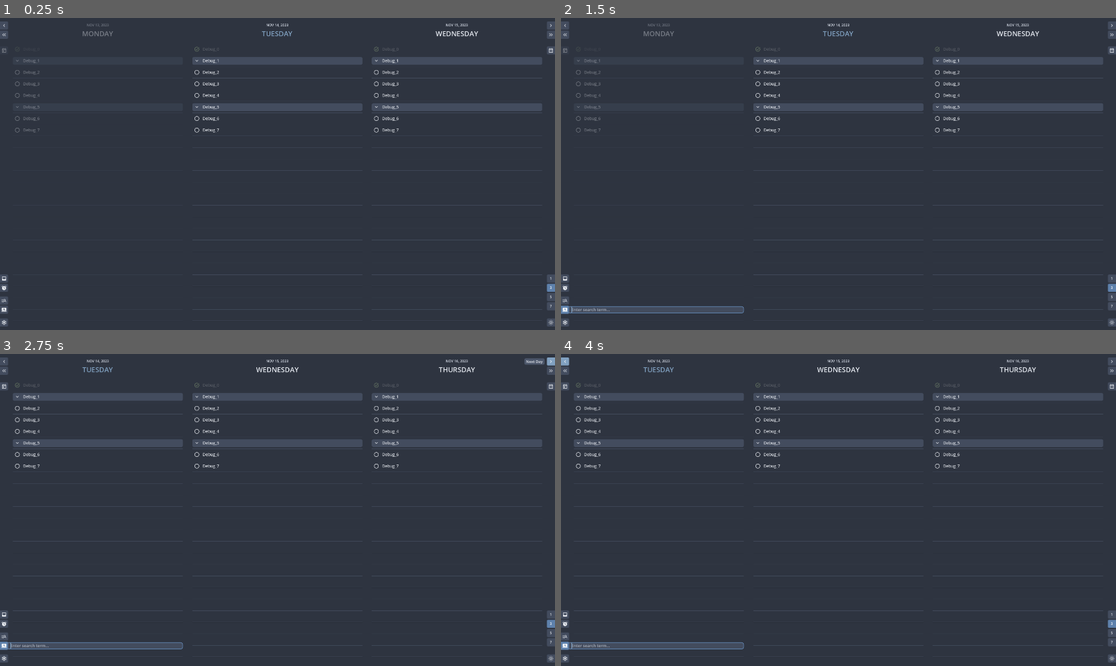
Above: before the commit, frames 1-4 (two rows, left to right).
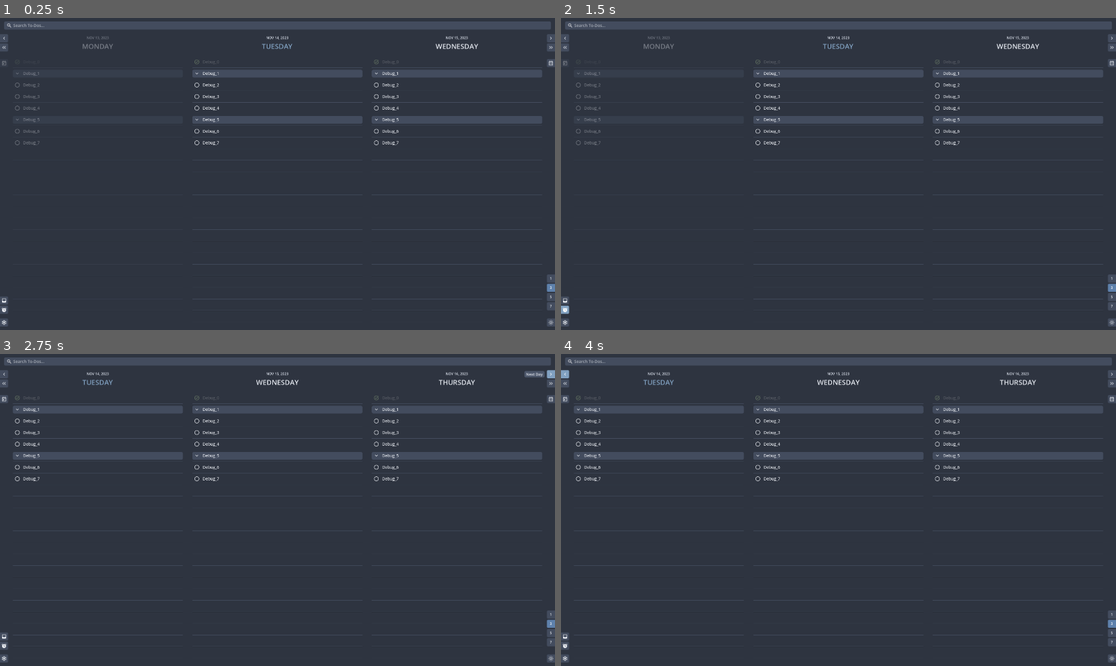
Above: after the commit, the same moments.

Repository: njamster/habituary
Game: Godot game, scene res://entry_point/entry_point.tscn
Two runs of this game, one before a commit and one after it. Both use one fixed random seed, a clock stepped at 60 frames per second and the inputs below.
Inputs (mouse positions are in pixels of both pictures, inside the frame that each line leads up to; where the layout moved, square brackets give the same spot in the first picture):
- Up to frame 1 (0.25 s): no input
- Up to frame 2 (1.5 s): click (566, 301) at 0.52 s; click (566, 311) at 1.27 s
- Up to frame 3 (2.75 s): click (549, 372) [549, 360] at 2 s
- Up to frame 4 (4 s): click (1110, 372) [1110, 360] at 2.75 s; click (566, 372) [566, 360] at 3.5 s

The runs differ from the first frame. In frame 1, 9.8% of the frame differs, in the area x 0-100%, y 1-95%; in frame 2, 10%; in frame 3, 14%; in frame 4, 14%.

Commit message:
Rework search bar UI
- The search bar resides at the top of the window now.
- Unlike the previous version, it is permanently visible.
- Unlike the previous version, it doesn't cover any to-dos.
- It can still be focused via CTRL+F or by clicking on it.
- It still searches all to-dos visible on screen for whatever the user
  types in, as soon as they're typing it in.
- Hitting Enter will unfocus the search bar, but won't delete the search
  highlights.
- Hitting Escape will unfocus the search bar, delete it's text and reset
  the search highlights.
- Unlike the previous version it doesn't require any code for manually
  scaling it with the window. It all happens automatically.
- The previous version was removed from the codebase.
- The "Search All" button was also removed. In case the functionality will
  get implemented, it should be offered as an option in the search bar.

Diff:
--- a/main_window/extra_panels_widget/extra_panels_widget.gd
+++ b/main_window/extra_panels_widget/extra_panels_widget.gd
@@ -1,15 +1,5 @@
 extends VBoxContainer
-
-
-func _ready() -> void:
-	EventBus.overlay_closed.connect(func():
-		$SearchScreen.set_pressed_no_signal(false)
-	)
 
 
 func _on_settings_pressed() -> void:
 	EventBus.settings_button_pressed.emit()
-
-
-func _on_search_screen_toggled(_toggled_on: bool) -> void:
-	EventBus.search_screen_button_pressed.emit()
--- a/main_window/extra_panels_widget/extra_panels_widget.tscn
+++ b/main_window/extra_panels_widget/extra_panels_widget.tscn
@@ -1,18 +1,10 @@
-[gd_scene load_steps=10 format=3 uid="uid://bmrx40aplh6c1"]
+[gd_scene load_steps=6 format=3 uid="uid://bmrx40aplh6c1"]
 
 [ext_resource type="Script" path="res://main_window/extra_panels_widget/extra_panels_widget.gd" id="1_1d7q7"]
 [ext_resource type="Texture2D" uid="uid://vs7ua0yf1lr" path="res://main_window/extra_panels_widget/images/settings.svg" id="2_fp5hp"]
 [ext_resource type="Script" path="res://custom/tooltip.gd" id="3_diiyk"]
 [ext_resource type="Texture2D" uid="uid://bpfw6aor5w57f" path="res://main_window/extra_panels_widget/images/capture.svg" id="4_h4on7"]
 [ext_resource type="Texture2D" uid="uid://dv4okd56jtc61" path="res://main_window/extra_panels_widget/images/alarms.svg" id="5_u4xd2"]
-[ext_resource type="Texture2D" uid="uid://ckpsnrmdqsa6r" path="res://main_window/extra_panels_widget/images/search_screen.svg" id="6_uai1x"]
-[ext_resource type="Texture2D" uid="uid://dnbodke4qy5dd" path="res://main_window/extra_panels_widget/images/search_all.svg" id="7_sxtfu"]
-
-[sub_resource type="InputEventAction" id="InputEventAction_ph12k"]
-action = &"search_screen"
-
-[sub_resource type="Shortcut" id="Shortcut_aym7u"]
-events = [SubResource("InputEventAction_ph12k")]
 
 [node name="ExtraPanelsWidget" type="VBoxContainer"]
 size_flags_vertical = 10
@@ -46,36 +38,6 @@
 custom_minimum_size = Vector2(0, 8)
 layout_mode = 2
 
-[node name="SearchAll" type="Button" parent="."]
-layout_mode = 2
-focus_mode = 0
-mouse_default_cursor_shape = 2
-theme_type_variation = &"LeftSidebarButton"
-shortcut_in_tooltip = false
-icon = ExtResource("7_sxtfu")
-
-[node name="Tooltip" type="Node" parent="SearchAll"]
-script = ExtResource("3_diiyk")
-text = "Search All To-Dos (Coming Soon)"
-
-[node name="SearchScreen" type="Button" parent="."]
-layout_mode = 2
-focus_mode = 0
-mouse_default_cursor_shape = 2
-theme_type_variation = &"LeftSidebarButton"
-toggle_mode = true
-shortcut = SubResource("Shortcut_aym7u")
-shortcut_in_tooltip = false
-icon = ExtResource("6_uai1x")
-
-[node name="Tooltip" type="Node" parent="SearchScreen"]
-script = ExtResource("3_diiyk")
-text = "Search Screen"
-
-[node name="Spacer2" type="Control" parent="."]
-custom_minimum_size = Vector2(0, 8)
-layout_mode = 2
-
 [node name="Settings" type="Button" parent="."]
 layout_mode = 2
 focus_mode = 0
@@ -87,5 +49,4 @@
 script = ExtResource("3_diiyk")
 text = "Open Settings"
 
-[connection signal="toggled" from="SearchScreen" to="." method="_on_search_screen_toggled"]
 [connection signal="pressed" from="Settings" to="." method="_on_settings_pressed"]
--- a/main_window/extra_panels_widget/images/search_all.svg
+++ /dev/null
@@ -1 +0,0 @@
-<svg xmlns="http://www.w3.org/2000/svg" height="20px" viewBox="0 -960 960 960" width="20px" fill="#FFFFFF"><path d="M96-216v-72h384v72H96Zm0-180v-72h192v72H96Zm0-180v-72h192v72H96Zm717 360L660-369q-23 16-50.5 24.5T552-336q-79.68 0-135.84-56.23-56.16-56.22-56.16-136Q360-608 416.23-664q56.22-56 136-56Q632-720 688-663.84q56 56.16 56 135.84 0 30-8.5 57.5T711-420l153 153-51 51ZM552-408q50 0 85-35t35-85q0-50-35-85t-85-35q-50 0-85 35t-35 85q0 50 35 85t85 35Z"/></svg>
--- a/main_window/extra_panels_widget/images/search_screen.svg
+++ /dev/null
@@ -1 +0,0 @@
-<svg xmlns="http://www.w3.org/2000/svg" height="20px" viewBox="0 -960 960 960" width="20px" fill="#FFFFFF"><path d="m616-377 51-51-84-84q8-15 12.5-30.78Q600-558.56 600-576q0-54-38.5-92.5t-94-38.5q-55.5 0-93.5 38.06t-38 93.5Q336-520 374-482t93 38q16 0 32-4t33-13l84 84ZM469-516q-24 0-42.5-17.88-18.5-17.89-18.5-43 0-25.12 18.5-42.62Q445-637 469-637q25 0 42.5 18.5T529-576q0 24-17.62 42-17.63 18-42.38 18ZM168-264q-29.7 0-50.85-21.15Q96-306.3 96-336v-408q0-29.7 21.15-50.85Q138.3-816 168-816h624q29.7 0 50.85 21.15Q864-773.7 864-744v408q0 29.7-21.15 50.85Q821.7-264 792-264H168ZM48-144v-72h864v72H48Z"/></svg>
--- a/main_window/main_window.gd
+++ b/main_window/main_window.gd
@@ -16,7 +16,7 @@
 
 	get_window().min_size = Vector2i(
 		# FIXME: get rid of those hardcoded values
-		2 * 28 + 2 * 16 + 160, 2 * minimum_vertical_margin + 79 + 6 * 40
+		2 * 28 + 2 * 16 + 160, 2 * minimum_vertical_margin + 79 + 7 * 40
 	)
 	get_tree().get_root().size_changed.connect(_on_window_size_changed)
 
--- a/main_window/main_window.tscn
+++ b/main_window/main_window.tscn
@@ -1,6 +1,7 @@
-[gd_scene load_steps=9 format=3 uid="uid://bdu13hjjrxtck"]
+[gd_scene load_steps=10 format=3 uid="uid://bdu13hjjrxtck"]
 
 [ext_resource type="Script" path="res://main_window/main_window.gd" id="1_cqr1i"]
+[ext_resource type="PackedScene" uid="uid://c0f0h24u7wfrh" path="res://main_window/search_bar/search_bar.tscn" id="2_40nwn"]
 [ext_resource type="PackedScene" uid="uid://bjv3cb21jdiu3" path="res://main_window/navigation_bar_left/navigation_bar_left.tscn" id="2_l73p5"]
 [ext_resource type="PackedScene" uid="uid://dgxug4yl0qg3x" path="res://main_window/appearance_widget/appearance_widget.tscn" id="2_qblvu"]
 [ext_resource type="PackedScene" uid="uid://d0nq3bl1c4e0i" path="res://main_window/navigation_bar_right/navigation_bar_right.tscn" id="5_s2ne8"]
@@ -20,31 +21,39 @@
 script = ExtResource("1_cqr1i")
 minimum_vertical_margin = 12
 
-[node name="HBox" type="HBoxContainer" parent="."]
+[node name="VBox" type="VBoxContainer" parent="."]
 layout_mode = 2
 theme_override_constants/separation = 16
 
-[node name="ToolbarLeft" type="VBoxContainer" parent="HBox"]
+[node name="SearchBar" parent="VBox" instance=ExtResource("2_40nwn")]
+layout_mode = 2
+
+[node name="HBox" type="HBoxContainer" parent="VBox"]
+layout_mode = 2
+size_flags_vertical = 3
+theme_override_constants/separation = 16
+
+[node name="ToolbarLeft" type="VBoxContainer" parent="VBox/HBox"]
 layout_mode = 2
 theme_override_constants/separation = 0
 
-[node name="NavigationBarLeft" parent="HBox/ToolbarLeft" instance=ExtResource("2_l73p5")]
+[node name="NavigationBarLeft" parent="VBox/HBox/ToolbarLeft" instance=ExtResource("2_l73p5")]
 layout_mode = 2
 
-[node name="ExtraPanelsWidget" parent="HBox/ToolbarLeft" instance=ExtResource("6_1c6x1")]
+[node name="ExtraPanelsWidget" parent="VBox/HBox/ToolbarLeft" instance=ExtResource("6_1c6x1")]
 layout_mode = 2
 
-[node name="ListView" parent="HBox" instance=ExtResource("7_ajas6")]
+[node name="ListView" parent="VBox/HBox" instance=ExtResource("7_ajas6")]
 layout_mode = 2
 size_flags_horizontal = 3
 
-[node name="ToolbarRight" type="VBoxContainer" parent="HBox"]
+[node name="ToolbarRight" type="VBoxContainer" parent="VBox/HBox"]
 layout_mode = 2
 
-[node name="NavigationBarRight" parent="HBox/ToolbarRight" instance=ExtResource("5_s2ne8")]
+[node name="NavigationBarRight" parent="VBox/HBox/ToolbarRight" instance=ExtResource("5_s2ne8")]
 layout_mode = 2
 
-[node name="AppearanceWidget" parent="HBox/ToolbarRight" instance=ExtResource("2_qblvu")]
+[node name="AppearanceWidget" parent="VBox/HBox/ToolbarRight" instance=ExtResource("2_qblvu")]
 layout_mode = 2
 size_flags_vertical = 10
 
--- a/main_window/overlay/overlay.gd
+++ b/main_window/overlay/overlay.gd
@@ -15,28 +15,9 @@
 			else:
 				close_overlay()
 	)
-	EventBus.search_screen_button_pressed.connect(
-		func():
-			if not $SearchBar.visible:
-				open_component($SearchBar, false)
-				EventBus.search_query_changed.emit($SearchBar.text)
-				$SearchBar.grab_focus()
-			else:
-				EventBus.search_query_changed.emit("")
-				close_overlay()
-	)
 	EventBus.settings_button_pressed.connect(open_component.bind($SettingsPanel, true))
 
 	EventBus.todo_list_clicked.connect(close_overlay)
-
-	EventBus.view_mode_changed.connect(func(_view_mode):
-		if $SearchBar.visible:
-				EventBus.search_query_changed.emit($SearchBar.text)
-	)
-	EventBus.current_day_changed.connect(func(_current_day):
-		if $SearchBar.visible:
-				EventBus.search_query_changed.emit($SearchBar.text)
-	)
 
 
 func open_component(component : Control, dimmed_background : bool) -> void:
@@ -55,7 +36,7 @@
 		focus_owner.release_focus()
 
 	self.show()
-	for c in [$CalendarWidget, $SettingsPanel, $SearchBar]:
+	for c in [$CalendarWidget, $SettingsPanel]:
 		c.hide()
 		if c.item_rect_changed.is_connected(_update_min_size):
 			c.item_rect_changed.disconnect(_update_min_size)
@@ -78,7 +59,7 @@
 	if not self.visible:
 		return
 
-	for component in [$CalendarWidget, $SettingsPanel, $SearchBar]:
+	for component in [$CalendarWidget, $SettingsPanel]:
 		component.hide()
 		if component.item_rect_changed.is_connected(_update_min_size):
 			component.item_rect_changed.disconnect(_update_min_size)
--- a/main_window/overlay/overlay.tscn
+++ b/main_window/overlay/overlay.tscn
@@ -1,9 +1,8 @@
-[gd_scene load_steps=5 format=3 uid="uid://brgpa340xc1dn"]
+[gd_scene load_steps=4 format=3 uid="uid://brgpa340xc1dn"]
 
 [ext_resource type="Script" path="res://main_window/overlay/overlay.gd" id="1_ippme"]
 [ext_resource type="PackedScene" uid="uid://l4kyh6xqycoy" path="res://main_window/overlay/calendar_widget/calendar_widget.tscn" id="2_4rb6r"]
 [ext_resource type="PackedScene" uid="uid://dkopw4i7xb1hs" path="res://main_window/overlay/settings_panel/settings_panel.tscn" id="2_qeh0g"]
-[ext_resource type="PackedScene" uid="uid://s8tp0j755w33" path="res://main_window/overlay/search_bar/search_bar.tscn" id="4_3huye"]
 
 [node name="Overlay" type="CanvasLayer"]
 script = ExtResource("1_ippme")
@@ -26,6 +25,4 @@
 offset_right = 306.5
 offset_bottom = 150.5
 
-[node name="SearchBar" parent="." instance=ExtResource("4_3huye")]
-
 [connection signal="gui_input" from="Background" to="." method="_on_background_gui_input"]
--- a/main_window/overlay/search_bar/search_bar.gd
+++ /dev/null
@@ -1,32 +0,0 @@
-extends LineEdit
-
-
-func _ready() -> void:
-	_on_window_size_changed()
-	get_tree().get_root().size_changed.connect(_on_window_size_changed)
-	EventBus.view_mode_changed.connect(func(_view_mode): _on_window_size_changed())
-
-
-func _on_window_size_changed() -> void:
-	# get the relevant nodes
-	# FIXME: avoid hardcoding the node paths
-	var list_view = get_node("/root/MainWindow/HBox/ListView/")
-	var search_button = get_node("/root/MainWindow/HBox/ToolbarLeft/ExtraPanelsWidget/SearchScreen")
-
-	# wait till the relevant nodes get resized
-	await get_tree().process_frame
-	await get_tree().process_frame
-
-	# FIXME: avoid hardcoded values
-	size.x = 16 + list_view.get_child(0).size.x
-	global_position.y = 2 + search_button.global_position.y
-
-
-func _on_text_changed(new_text: String) -> void:
-	EventBus.search_query_changed.emit(new_text)
-
-
-func _on_gui_input(event: InputEvent) -> void:
-	if event is InputEventKey and event.keycode == KEY_ESCAPE and event.pressed:
-		EventBus.search_query_changed.emit("")
-		get_parent().close_overlay()
--- a/main_window/overlay/search_bar/search_bar.tscn
+++ /dev/null
@@ -1,42 +0,0 @@
-[gd_scene load_steps=3 format=3 uid="uid://s8tp0j755w33"]
-
-[ext_resource type="Script" path="res://main_window/overlay/search_bar/search_bar.gd" id="1_pascc"]
-
-[sub_resource type="StyleBoxFlat" id="StyleBoxFlat_1rtvm"]
-content_margin_left = 8.0
-content_margin_top = 1.0
-content_margin_right = 8.0
-content_margin_bottom = 1.0
-bg_color = Color(0.262745, 0.298039, 0.368627, 1)
-border_width_top = 2
-border_width_right = 2
-border_width_bottom = 2
-border_color = Color(0.368627, 0.505882, 0.67451, 1)
-corner_radius_top_right = 7
-corner_radius_bottom_right = 7
-corner_detail = 5
-
-[node name="SearchBar" type="LineEdit"]
-custom_minimum_size = Vector2(180, 0)
-anchors_preset = 2
-anchor_top = 1.0
-anchor_bottom = 1.0
-offset_left = 28.0
-offset_top = -82.0
-offset_right = 208.0
-offset_bottom = -58.0
-grow_vertical = 0
-theme_override_constants/caret_width = 2
-theme_override_font_sizes/font_size = 14
-theme_override_styles/focus = SubResource("StyleBoxFlat_1rtvm")
-theme_override_styles/read_only = SubResource("StyleBoxFlat_1rtvm")
-theme_override_styles/normal = SubResource("StyleBoxFlat_1rtvm")
-placeholder_text = "Enter search term…"
-context_menu_enabled = false
-drag_and_drop_selection_enabled = false
-select_all_on_focus = true
-caret_blink = true
-script = ExtResource("1_pascc")
-
-[connection signal="gui_input" from="." to="." method="_on_gui_input"]
-[connection signal="text_changed" from="." to="." method="_on_text_changed"]
--- /dev/null
+++ b/main_window/search_bar/images/search.svg
@@ -0,0 +1 @@
+<svg xmlns="http://www.w3.org/2000/svg" height="20px" viewBox="0 -960 960 960" width="20px" fill="#FFFFFF"><path d="M765-144 526-383q-30 22-65.79 34.5-35.79 12.5-76.18 12.5Q284-336 214-406t-70-170q0-100 70-170t170-70q100 0 170 70t70 170.03q0 40.39-12.5 76.18Q599-464 577-434l239 239-51 51ZM384-408q70 0 119-49t49-119q0-70-49-119t-119-49q-70 0-119 49t-49 119q0 70 49 119t119 49Z"/></svg>
--- /dev/null
+++ b/main_window/search_bar/search_bar.gd
@@ -0,0 +1,44 @@
+extends MarginContainer
+
+
+func _ready() -> void:
+	EventBus.current_day_changed.connect(func(_current_day):
+		EventBus.search_query_changed.emit.call_deferred(%SearchQuery.text)
+	)
+	EventBus.view_mode_changed.connect(func(_view_mode):
+		EventBus.search_query_changed.emit.call_deferred(%SearchQuery.text)
+	)
+
+
+func _input(_event: InputEvent) -> void:
+	if Input.is_action_just_pressed("search_screen"):
+		%SearchQuery.grab_focus()
+		accept_event()
+
+
+func _on_panel_gui_input(event: InputEvent) -> void:
+	if event is InputEventMouseButton and event.button_index == MOUSE_BUTTON_LEFT and event.is_released():
+		%SearchQuery.grab_focus()
+		accept_event()
+
+
+func _on_search_query_focus_entered() -> void:
+	$Panel.theme_type_variation = "SearchBar_Focused"
+
+
+func _on_search_query_focus_exited() -> void:
+	$Panel.theme_type_variation = "SearchBar"
+
+
+func _on_search_query_text_changed(new_text: String) -> void:
+	EventBus.search_query_changed.emit(new_text)
+
+
+func _on_search_query_gui_input(event: InputEvent) -> void:
+	if event is InputEventKey and event.keycode == KEY_ESCAPE and event.pressed:
+		%SearchQuery.text = ""
+		%SearchQuery.text_changed.emit("")
+
+
+func _on_search_query_text_submitted(_new_text: String) -> void:
+	%SearchQuery.release_focus()
--- /dev/null
+++ b/main_window/search_bar/search_bar.tscn
@@ -0,0 +1,57 @@
+[gd_scene load_steps=6 format=3 uid="uid://c0f0h24u7wfrh"]
+
+[ext_resource type="Texture2D" uid="uid://b8a1xfqe1gfp5" path="res://main_window/search_bar/images/search.svg" id="1_1sgf3"]
+[ext_resource type="Script" path="res://main_window/search_bar/search_bar.gd" id="1_6r0fp"]
+
+[sub_resource type="StyleBoxEmpty" id="StyleBoxEmpty_wbed6"]
+
+[sub_resource type="StyleBoxEmpty" id="StyleBoxEmpty_voael"]
+
+[sub_resource type="StyleBoxEmpty" id="StyleBoxEmpty_oc8vk"]
+
+[node name="SearchBar" type="MarginContainer"]
+offset_top = 2.0
+offset_right = 83.0
+offset_bottom = 25.0
+theme_override_constants/margin_left = 14
+theme_override_constants/margin_right = 14
+script = ExtResource("1_6r0fp")
+
+[node name="Panel" type="PanelContainer" parent="."]
+layout_mode = 2
+size_flags_horizontal = 3
+mouse_default_cursor_shape = 1
+theme_type_variation = &"SearchBar"
+
+[node name="HBox" type="HBoxContainer" parent="Panel"]
+layout_mode = 2
+theme_override_constants/separation = 4
+alignment = 1
+
+[node name="Icon" type="TextureRect" parent="Panel/HBox"]
+layout_mode = 2
+texture = ExtResource("1_1sgf3")
+stretch_mode = 3
+
+[node name="SearchQuery" type="LineEdit" parent="Panel/HBox"]
+unique_name_in_owner = true
+layout_mode = 2
+size_flags_horizontal = 3
+theme_override_constants/caret_width = 2
+theme_override_font_sizes/font_size = 14
+theme_override_styles/focus = SubResource("StyleBoxEmpty_wbed6")
+theme_override_styles/read_only = SubResource("StyleBoxEmpty_voael")
+theme_override_styles/normal = SubResource("StyleBoxEmpty_oc8vk")
+placeholder_text = "Search To-Dos..."
+context_menu_enabled = false
+clear_button_enabled = true
+select_all_on_focus = true
+caret_blink = true
+caret_blink_interval = 0.45
+
+[connection signal="gui_input" from="Panel" to="." method="_on_panel_gui_input"]
+[connection signal="focus_entered" from="Panel/HBox/SearchQuery" to="." method="_on_search_query_focus_entered"]
+[connection signal="focus_exited" from="Panel/HBox/SearchQuery" to="." method="_on_search_query_focus_exited"]
+[connection signal="gui_input" from="Panel/HBox/SearchQuery" to="." method="_on_search_query_gui_input"]
+[connection signal="text_changed" from="Panel/HBox/SearchQuery" to="." method="_on_search_query_text_changed"]
+[connection signal="text_submitted" from="Panel/HBox/SearchQuery" to="." method="_on_search_query_text_submitted"]
--- a/theme/default_theme.tres
+++ b/theme/default_theme.tres
@@ -279,6 +279,33 @@
 corner_radius_top_left = 4
 corner_radius_bottom_left = 4
 corner_detail = 5
+
+[sub_resource type="StyleBoxFlat" id="StyleBoxFlat_fb5wc"]
+content_margin_left = 8.0
+content_margin_top = 4.0
+content_margin_right = 8.0
+content_margin_bottom = 4.0
+bg_color = Color(0.262745, 0.298039, 0.368627, 1)
+corner_radius_top_left = 5
+corner_radius_top_right = 5
+corner_radius_bottom_right = 5
+corner_radius_bottom_left = 5
+
+[sub_resource type="StyleBoxFlat" id="StyleBoxFlat_g2gwl"]
+content_margin_left = 8.0
+content_margin_top = 4.0
+content_margin_right = 8.0
+content_margin_bottom = 4.0
+bg_color = Color(0.262745, 0.298039, 0.368627, 1)
+border_width_left = 2
+border_width_top = 2
+border_width_right = 2
+border_width_bottom = 2
+border_color = Color(0.368627, 0.505882, 0.67451, 1)
+corner_radius_top_left = 5
+corner_radius_top_right = 5
+corner_radius_bottom_right = 5
+corner_radius_bottom_left = 5
 
 [sub_resource type="StyleBoxFlat" id="StyleBoxFlat_4010s"]
 content_margin_left = 6.0
@@ -348,6 +375,10 @@
 RightSidebarButton/styles/hover = SubResource("StyleBoxFlat_vbyk6")
 RightSidebarButton/styles/normal = SubResource("StyleBoxFlat_001vx")
 RightSidebarButton/styles/pressed = SubResource("StyleBoxFlat_ggb6q")
+SearchBar/base_type = &"PanelContainer"
+SearchBar/styles/panel = SubResource("StyleBoxFlat_fb5wc")
+SearchBar_Focused/base_type = &"PanelContainer"
+SearchBar_Focused/styles/panel = SubResource("StyleBoxFlat_g2gwl")
 SubtleLabel/base_type = &"Label"
 SubtleLabel/colors/font_color = Color(0.847059, 0.870588, 0.913725, 1)
 TooltipLabel/font_sizes/font_size = 13
Not shown, removed: main_window/extra_panels_widget/images/search_screen.svg.import
Not shown, changed: main_window/search_bar/images/search.svg.import
Not shown: 1 places in theme/default_theme.tres that only renumber resources
